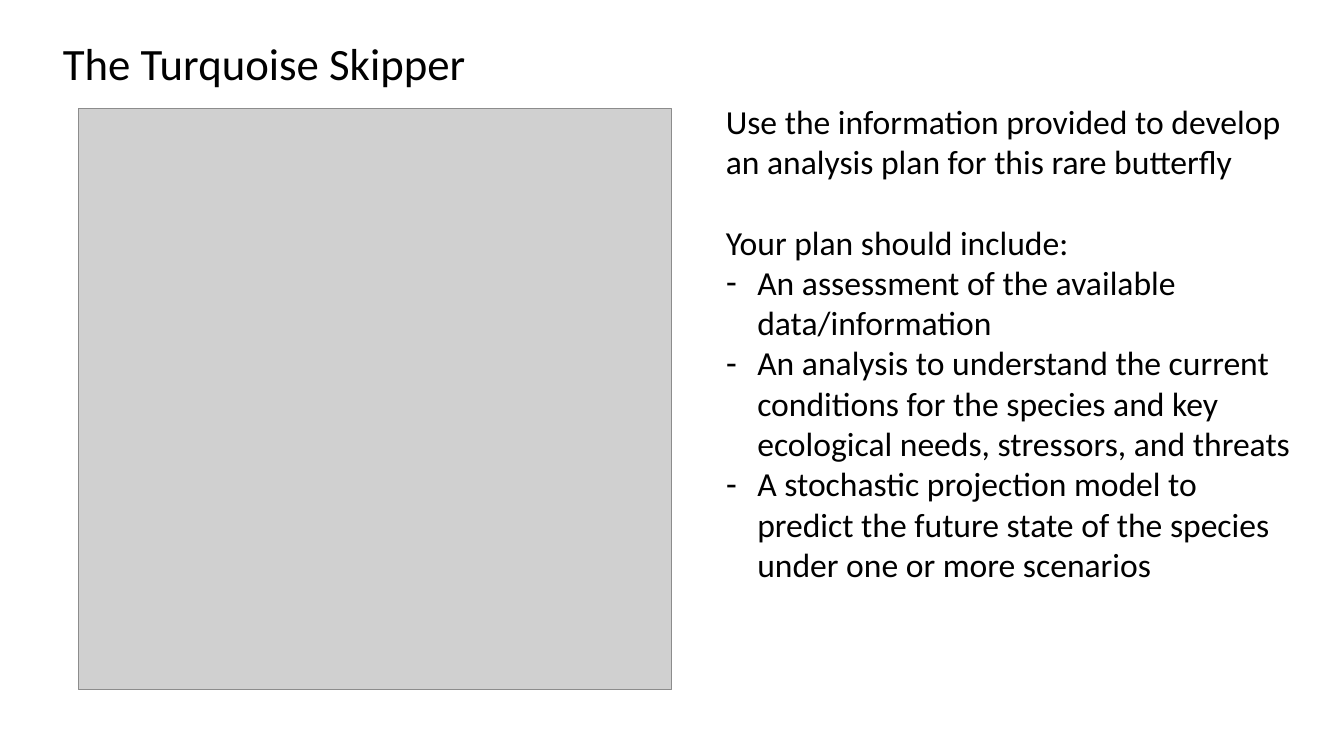
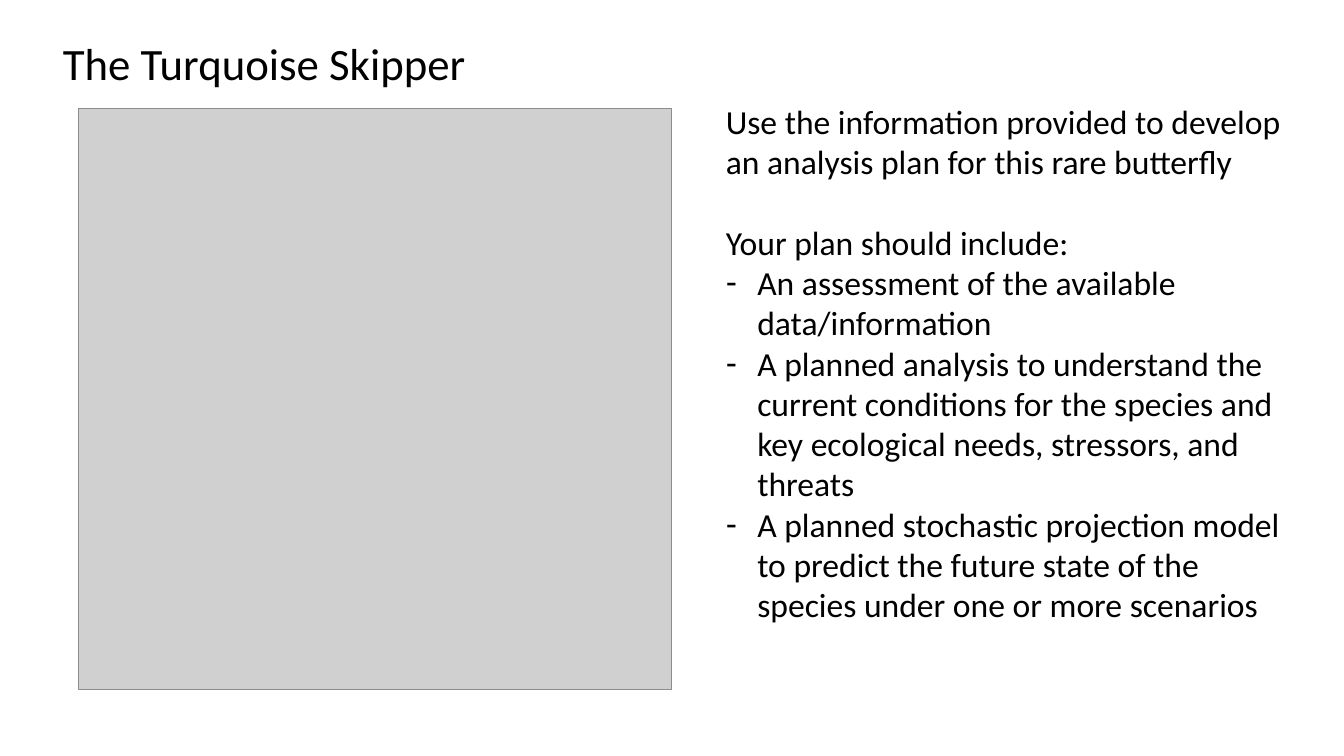
Before and after one commit to annamtucker/ssa-200, a slide deck: slide 2 of static/activities/activity-4.pptx. Drawn at 1344x756 pixels with LibreOffice and Linux fonts; fonts in the diff are those of the drawing; grey boxes stand for pictures; background and template pictures are left out. Boxes give left, top, right and bottom in pixels: in the first picture for what was removed or moved away, otherwise in the second. Text is boxed around its words. In the diff, an @@ line names an element or a change of style, - is before the commit and + after.

```diff
--- a/static/activities/activity-4.pptx
+++ b/static/activities/activity-4.pptx
@@ text at bbox=[757, 352, 1280, 623]: text changed @@
-– An analysis to understand the current conditions for the species and key ecological needs, stressors, and threats
-– A stochastic projection model to predict the future state of the species under one or more scenarios
+– A planned analysis to understand the current conditions for the species and key ecological needs, stressors, and threats
+– A planned stochastic projection model to predict the future state of the species under one or more scenarios
```
Also in this commit, not shown: 7 other files.
